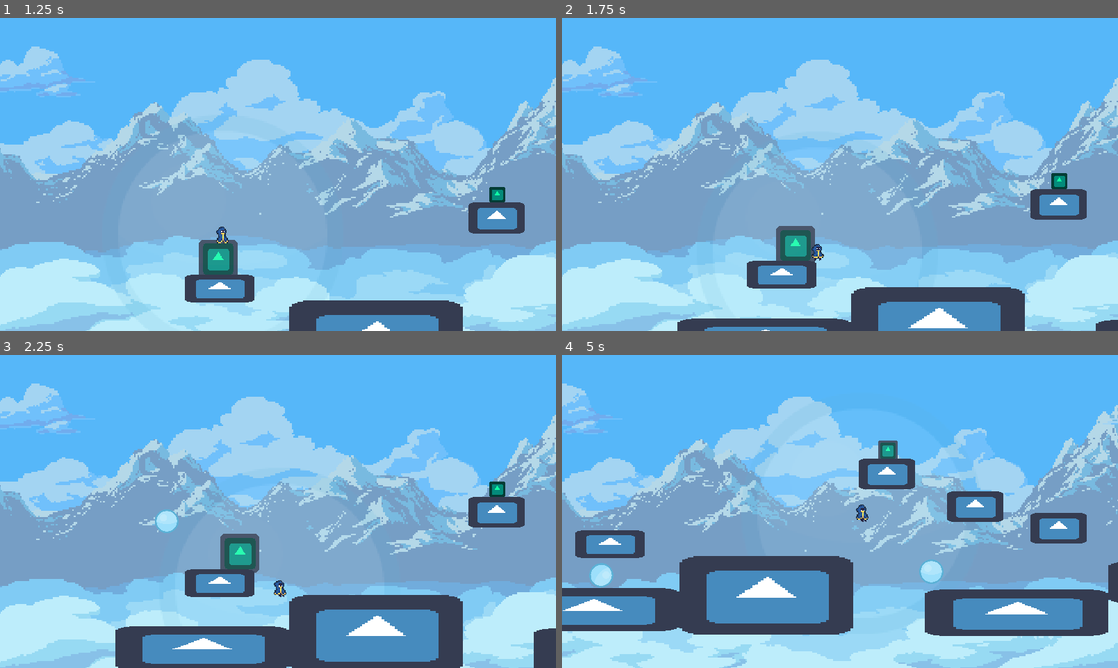
Above: before the commit, frames 1-4 (two rows, left to right).
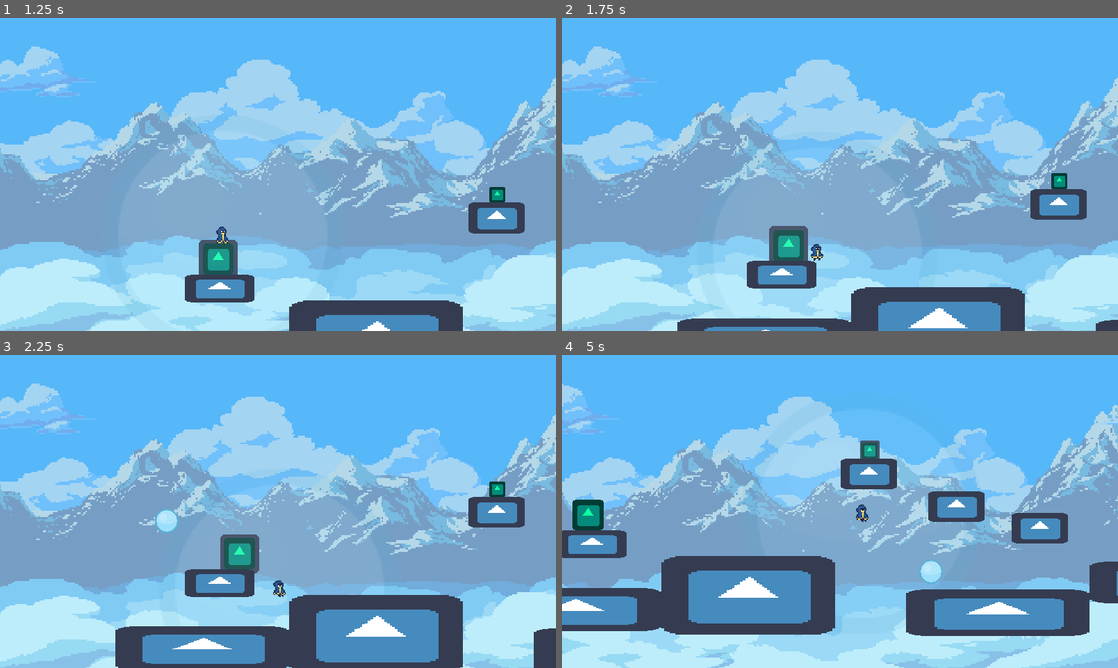
Above: after the commit, the same moments.

Repository: Vicentendistes/Juego-jueg-n-juegazo
Game: Godot game, scene res://ui/main_menu.tscn
Same seed, same stepped clock (60 frames per second), same inputs: the game is played once before the commit and once after it. The engine's default icon, where the game draws it, is replaced by a stand-in: a white triangle on a blue panel in a dark square.
Inputs (mouse positions are in pixels of both pictures, inside the frame that each line leads up to):
- Up to frame 1 (1.25 s): click "Jugar" at 0.5 s
- Up to frame 2 (1.75 s): move the mouse to (962, 158) at 1.27 s; hold D (move_right) from 1.28 s (still down); hold Left (attract) from 1.28 s (still down); tap Space (jump) at 1.52 s
- Up to frame 3 (2.25 s): keep holding D (move_right); move the mouse to (166, 527) at 2.02 s; release Left (attract) at 2.03 s; click (166, 527) at 2.1 s
- Up to frame 4 (5 s): tap Space (jump) at 2.27, 3.77, 4.52 s; move the mouse to (895, 442) at 2.77 s; release D (move_right) at 2.78 s; hold A (move_left) 2.78-3.53 s; hold Right (push) 2.78-3.53 s; move the mouse to (812, 574) at 3.52 s; hold D (move_right) from 3.53 s (still down); tap Left (attract) at 3.6 s; move the mouse to (1006, 558) at 4.27 s; press the mouse at (1006, 558) at 4.28 s

Frame 1 is identical in both runs. In frame 2, 0.6% of the frame differs, in the area x 37-48%, y 66-78%; in frame 3, 0.2%; in frame 4, 16%, in the area x 0-100%, y 9-100%.

Commit message:
Update imantado

Diff:
--- a/scenes/imantado.gd
+++ b/scenes/imantado.gd
@@ -5,22 +5,20 @@
 onready var collision_shape_2d = $CollisionShape2D
 onready var icon = $Icon
 onready var icon_2 = $Icon2
-export (int, 0, 50) onready var extents_x = 7
-export (int, 0, 50) onready var extents_y = 7
+#export (int, 0, 50) onready var extents_x = 7
+#export (int, 0, 50) onready var extents_y = 7
 
+onready var shape_dimentions = collision_shape_2d.shape.get_extents()
+onready var width = shape_dimentions.x * self.scale.x
+onready var height = shape_dimentions.y * self.scale.y
+onready var ACCELERATION = 200 * self.scale.x * self.scale.y + 100
 
+var velocity = Vector2()
 var IMPULSE = 40
-var velocity = Vector2()
 var GRAVITY = 10
-var ACCELERATION = 400
-var width
-var height
 
 func _ready():
-	collision_shape_2d.shape.set_extents(Vector2(extents_x, extents_y))
-	var shape_dimentions = collision_shape_2d.shape.get_extents()
-	width = shape_dimentions.x * self.scale.x
-	height = shape_dimentions.y * self.scale.y
+	#collision_shape_2d.shape.set_extents(Vector2(extents_x, extents_y))
 	icon.scale = shape_dimentions * 0.04
 	icon_2.scale = shape_dimentions * 0.032
 
